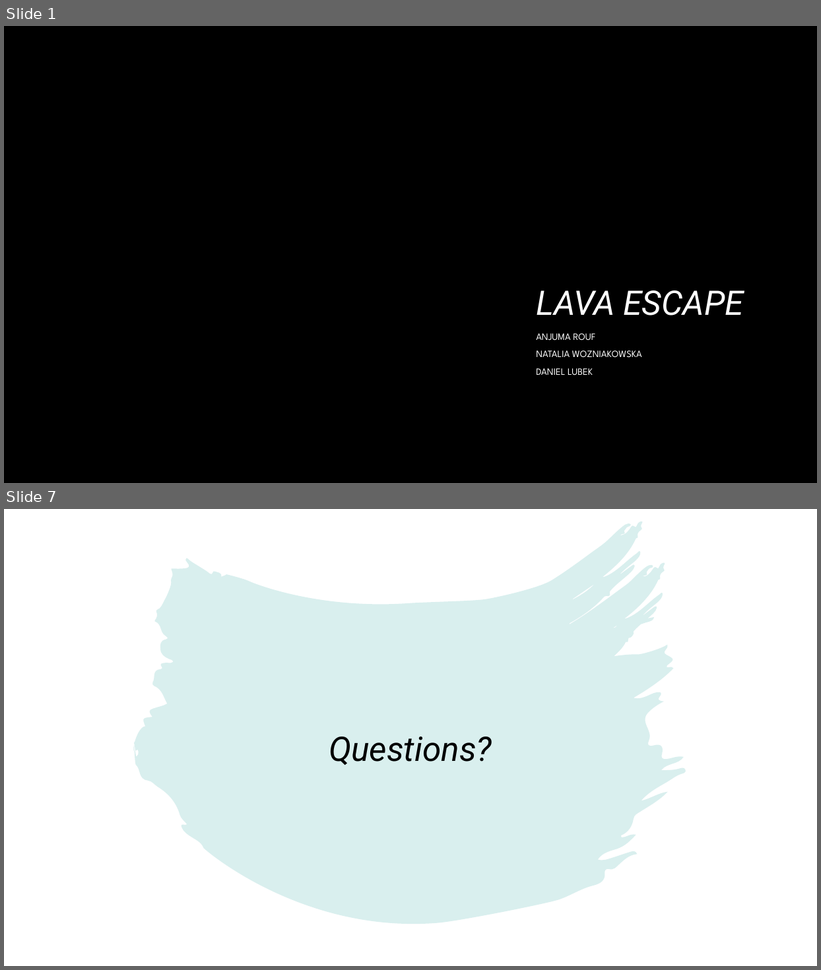
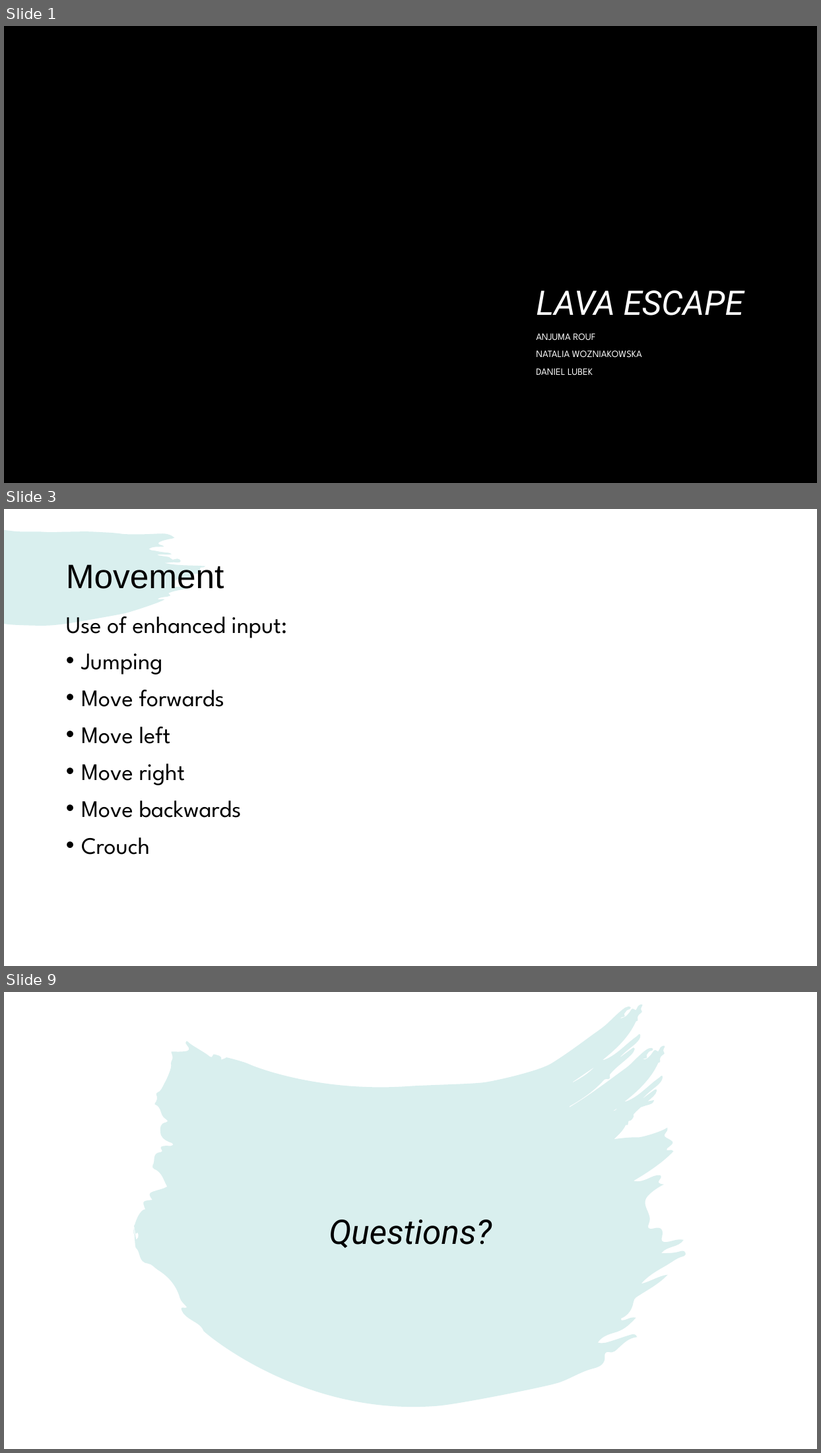
Before and after one commit to Wozniakowska/UE5_Assesment, a slide deck: LavaEscapeSlides.pptx. Shown one above the other, each under a label of ours: slides 1 and 7 before the commit, slides 1, 3 and 9 after it; the slides between them are not shown. The pictures are 821x970 and 821x1453 pixels, drawn with LibreOffice and Linux fonts; fonts in the diff are those of the drawing; background and template pictures are left out. Boxes give left, top, right and bottom in pixels: in the first picture for what was removed or moved away, otherwise in the second. Text is boxed around its words. In the diff, an @@ line names an element or a change of style, - is before the commit and + after.

```diff
--- a/LavaEscapeSlides.pptx
+++ b/LavaEscapeSlides.pptx
@@ slide 3 added at (4, 509, 817, 966), background #FFFFFF @@
@@ freeform shape added at (4, 529, 205, 626), fill #45AFAD at 20% opacity @@
@@ title added at (66, 564, 224, 589), 40 pt, text #000000 @@
+Movement
@@ text added at (66, 617, 287, 638), 28 pt, text #000000 @@
+Use of enhanced input:
@@ text added at (81, 654, 242, 855), 28 pt, text #000000 @@
+• Jumping
+• Move forwards
+• Move left
+• Move right
+• Move backwards
+• Crouch
@@ what was slide 7 is now slide 9 @@
```
Also in this commit, not shown: 2 slides changed, 4 other slides added, 3 slides removed, 1 other file.
